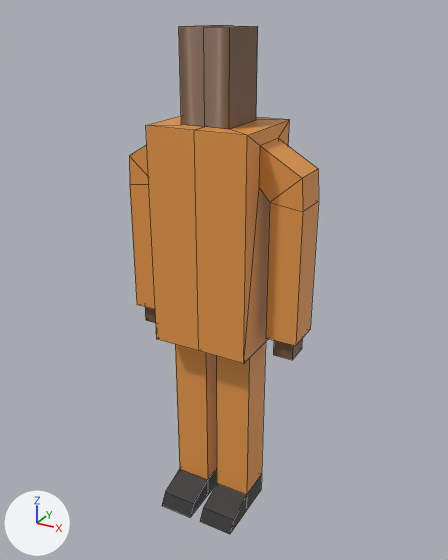
Before and after pictures for a commit that changed the FBX model project-hex/Assets/3D Models/Human.fbx.
Rendered twice from a 50 mm camera at (0.163, -0.292, 0.302) aimed at (0.002, 0.001, 0.156). Arrows for +X, +Y and +Z are at lower left; the lights stay in place. Mesh edges are drawn as thin lines. Where no turn or scale is listed for an object, it has been applied to the vertices.

In view in the first picture: 'Human.001'.
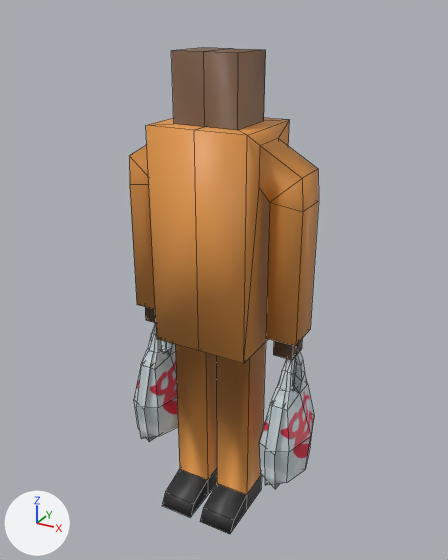
The change, as a list of edits to the scene's bpy script:
```text
Add img_plastic_shopping_bag__store_logo_printed_onto_its_side_png:
    img_plastic_shopping_bag__store_logo_printed_onto_its_side_png = load_image('Plastic shopping bag, store logo printed onto its side.png', '../Textures/Plastic shopping bag, store logo printed onto its side.png', 512, 512, 'sRGB')
Add mat_bag:
    mat_bag = principled_material('Bag')
    mat_bag.texture = img_plastic_shopping_bag__store_logo_printed_onto_its_side_png
Change me_cube_002:
    used by ob_human_001; location = (0.0, 0.0, 0.0)
    remove me_cube_002.from_pydata(...)  # 100 vertices, 102 faces; spans x -0.054..0.054, y -0.034..0.025, z 0.0..0.293
    add me_cube_002.from_pydata(...)  # 100 vertices, 102 faces; spans x -0.054..0.054, y -0.034..0.025, z 0.0..0.282
    me_cube_002 part 1
    me_cube_002.vertices[47].co: (0.014, 0.015, 0.246) -> (0.019, 0.015, 0.246)  # pixel (256, 120) -> pixel (263, 121)
    me_cube_002.vertices[48].co: (0.014, -0.015, 0.246) -> (0.019, -0.015, 0.246)  # pixel (229, 129) -> pixel (237, 130)
    me_cube_002.vertices[50].co: (0.0, 0.015, 0.293) -> (0.0, 0.015, 0.282)  # pixel (233, 25) -> pixel (233, 48)
    me_cube_002.vertices[51].co: (0.014, 0.015, 0.293) -> (0.019, 0.015, 0.282)  # pixel (257, 26) -> pixel (265, 49)
    me_cube_002.vertices[52].co: (0.014, -0.015, 0.293) -> (0.019, -0.015, 0.282)  # pixel (229, 27) -> pixel (238, 53)
    me_cube_002.vertices[53].co: (0.0, -0.015, 0.293) -> (0.0, -0.015, 0.282)  # pixel (203, 27) -> pixel (203, 51)
    me_cube_002.vertices[96].co: (-0.014, 0.015, 0.246) -> (-0.019, 0.015, 0.246)
    me_cube_002.vertices[97].co: (-0.014, -0.015, 0.246) -> (-0.019, -0.015, 0.246)  # pixel (181, 124) -> pixel (173, 123)
    me_cube_002.vertices[98].co: (-0.014, 0.015, 0.293) -> (-0.019, 0.015, 0.282)  # pixel (209, 25) -> pixel (202, 47)
    me_cube_002.vertices[99].co: (-0.014, -0.015, 0.293) -> (-0.019, -0.015, 0.282)  # pixel (178, 26) -> pixel (171, 50)
    me_cube_002 part 2: edges marked sharp go from 142 to 0
Add me_cube_047:
    me_cube_047.from_pydata(...)  # 73 vertices, 78 faces; spans x -0.015..0.015, y -0.0289..0.0233, z -0.0931..0.0006
    me_cube_047.materials.append(mat_bag)  # picture img_plastic_shopping_bag__store_logo_printed_onto_its_side_png
Add ob_bag_001:
    ob_bag_001 = bpy.data.objects.new('Bag.001', me_cube_047)
    ob_bag_001.location = (0.0475, 0.0021, 0.1279)
Add ob_bag_002:
    ob_bag_002 = bpy.data.objects.new('Bag.002', me_cube_047.copy())
    ob_bag_002.location = (-0.0436, 0.0021, 0.1279)
```

Boxes [x1, y1, x2, y2] around the edits, measured in the pictures (448 x 560 px; the box of a moved part takes in the faces that stretch with it):
'Human.001', reshaped, shading changed: before [129, 26, 319, 534]; after [129, 48, 319, 534]
'Bag.001', added: after [259, 352, 314, 489]
'Bag.002', added: after [134, 323, 178, 442]
part 1 of me_cube_002, moved or reshaped: before [148, 26, 288, 135]; after [148, 48, 288, 135]
part 2 of me_cube_002, shading changed: [129, 120, 319, 534] in both
